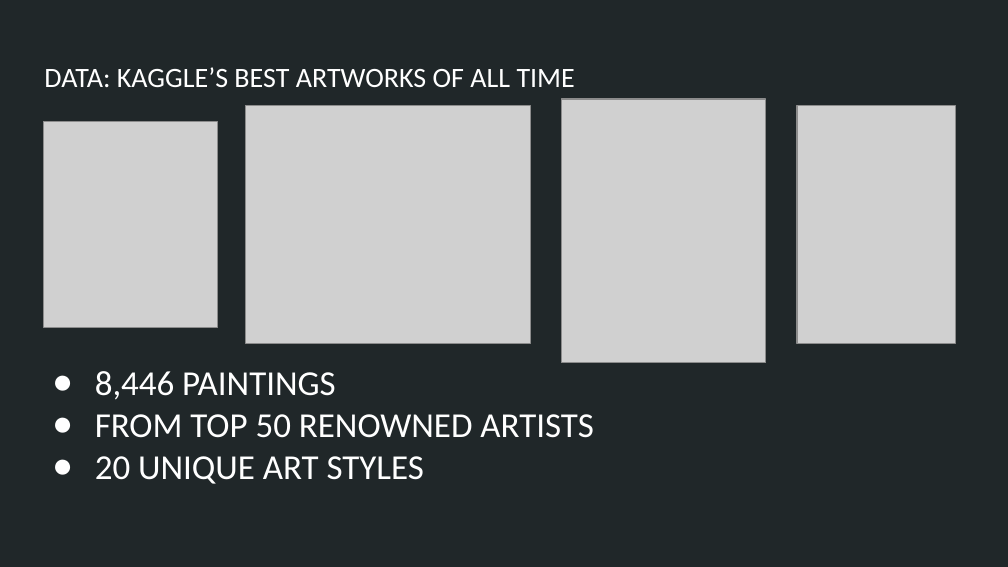
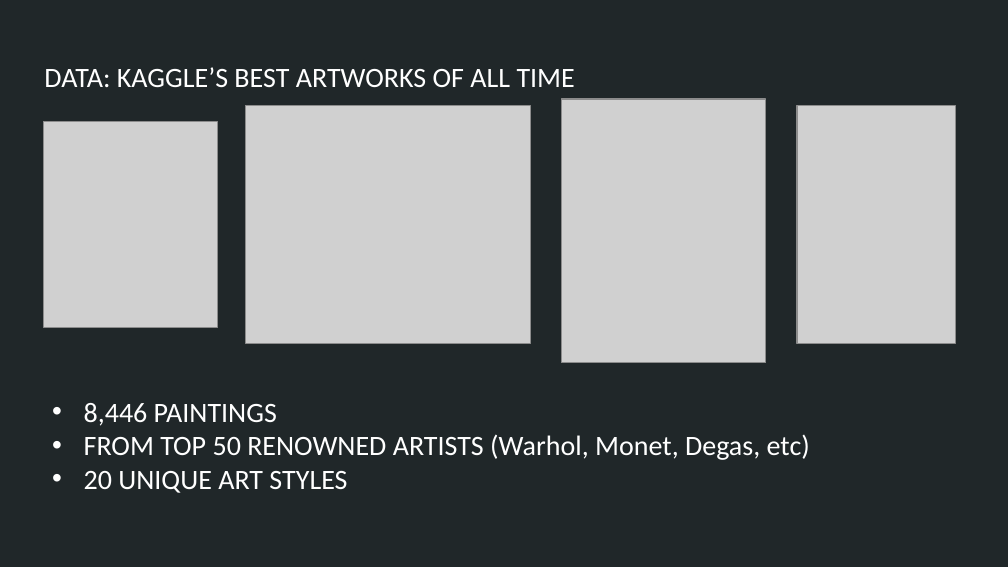
Before and after one commit to justinepicar/Art_Style_Classification, a slide deck: slide 6 of presentation/Art_Classification_ppt.pptx (slide 5 before the commit). Drawn at 1008x567 pixels with LibreOffice and Linux fonts; fonts in the diff are those of the drawing; grey boxes stand for pictures. Boxes give left, top, right and bottom in pixels: in the first picture for what was removed or moved away, otherwise in the second. Text is boxed around its words. In the diff, an @@ line names an element or a change of style, - is before the commit and + after.

```diff
--- a/presentation/Art_Classification_ppt.pptx
+++ b/presentation/Art_Classification_ppt.pptx
@@ text "8,446 PAINTINGS" moved from (x1=95, y1=371, x2=593, y2=484) to (x1=84, y1=403, x2=810, y2=493) @@
@@ text at (x1=84, y1=403, x2=347, y2=493): size 25 to 20 pt in "8,446 PAINTINGS", "20 UNIQUE ART STYLES"; bullet ● to • @@
@@ text at (x1=84, y1=434, x2=810, y2=460): text changed; size 25 to 20 pt @@
-● FROM TOP 50 RENOWNED ARTISTS
+• FROM TOP 50 RENOWNED ARTISTS (Warhol, Monet, Degas, etc)
```
Also in this commit, not shown: 8 other slides changed, 5 slides added, 7 other files.
